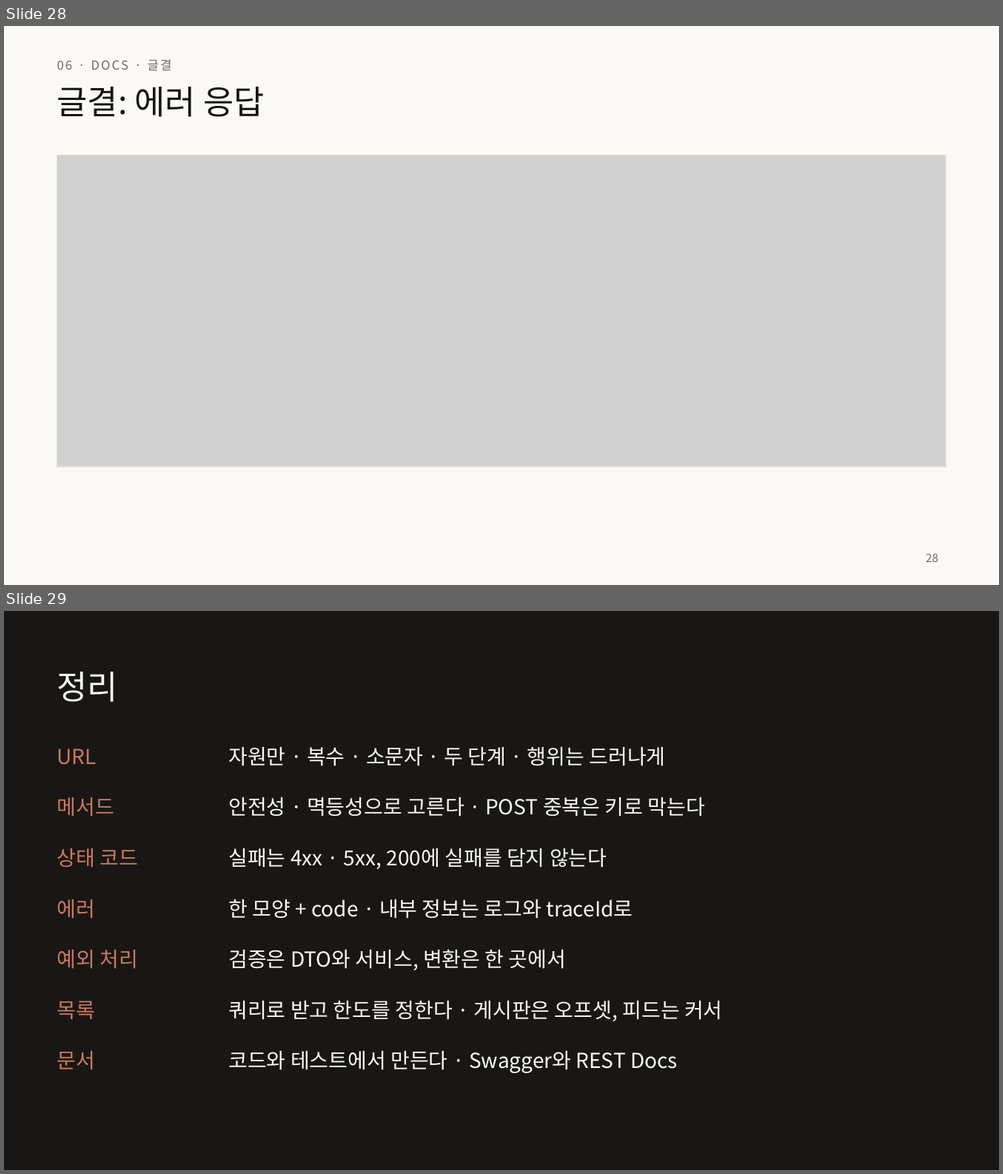
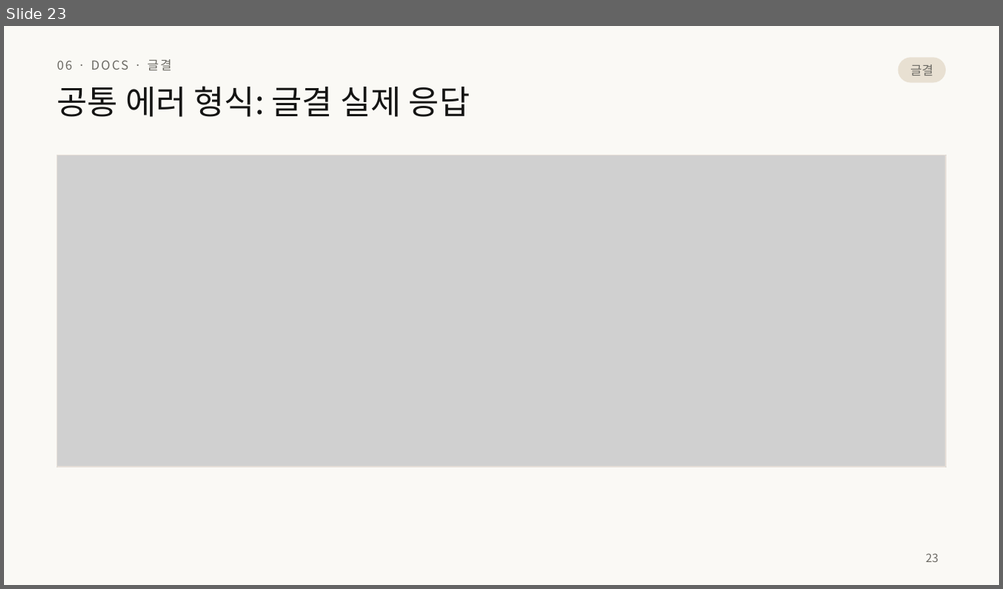
Before and after one commit to home-blog/docs-RESTful, a slide deck: 발표/RESTful-API-설계.pptx. Shown one above the other, each under a label of ours: slides 28 and 29 before the commit, slide 23 after it. The pictures are 1003x1174 and 1003x589 pixels, drawn with LibreOffice and Linux fonts; fonts in the diff are those of the drawing; grey boxes stand for pictures. Boxes give left, top, right and bottom in pixels: in the first picture for what was removed or moved away, otherwise in the second. Text is boxed around its words. In the diff, an @@ line names an element or a change of style, - is before the commit and + after.

```diff
--- a/발표/RESTful-API-설계.pptx
+++ b/발표/RESTful-API-설계.pptx
@@ slide 29 removed at (x1=4, y1=611, x2=999, y2=1170), background #181715 @@
@@ title removed at (x1=57, y1=672, x2=118, y2=702) @@
-정리
@@ text removed at (x1=57, y1=749, x2=96, y2=765) @@
-URL
@@ text removed at (x1=228, y1=747, x2=666, y2=766) @@
-자원만 · 복수 · 소문자 · 두 단계 · 행위는 드러나게
@@ text removed at (x1=57, y1=797, x2=114, y2=816) @@
-메서드
@@ text removed at (x1=228, y1=797, x2=705, y2=817) @@
-안전성 · 멱등성으로 고른다 · POST 중복은 키로 막는다
@@ text removed at (x1=57, y1=849, x2=138, y2=867) @@
-상태 코드
@@ text removed at (x1=228, y1=849, x2=606, y2=869) @@
-실패는 4xx · 5xx, 200에 실패를 담지 않는다
@@ text removed at (x1=57, y1=900, x2=96, y2=918) @@
-에러
@@ text removed at (x1=228, y1=900, x2=632, y2=919) @@
-한 모양 + code · 내부 정보는 로그와 traceId로
@@ text removed at (x1=57, y1=950, x2=138, y2=968) @@
-예외 처리
@@ text removed at (x1=228, y1=949, x2=566, y2=971) @@
-검증은 DTO와 서비스, 변환은 한 곳에서
@@ text removed at (x1=57, y1=1001, x2=96, y2=1019) @@
-목록
@@ text removed at (x1=228, y1=1001, x2=723, y2=1022) @@
-쿼리로 받고 한도를 정한다 · 게시판은 오프셋, 피드는 커서
@@ text removed at (x1=57, y1=1051, x2=96, y2=1070) @@
-문서
@@ text removed at (x1=228, y1=1051, x2=677, y2=1073) @@
-코드와 테스트에서 만든다 · Swagger와 REST Docs
@@ what was slide 28 is now slide 23 @@
@@ slide 23 changed as well @@
@@ rounded rectangle added at (x1=898, y1=57, x2=945, y2=83), fill #E8E0D2 @@
@@ text added at (x1=910, y1=64, x2=933, y2=76), 12 pt, text #6C6A64 @@
+글결
@@ title at (x1=57, y1=86, x2=469, y2=117): text changed @@
-글결: 에러 응답
+공통 에러 형식: 글결 실제 응답
@@ page number at (x1=925, y1=554, x2=938, y2=562): text changed @@
-28
+23
```
Also in this commit, not shown: 10 other slides changed, 23 slides added, 22 other slides removed, 4 other files.
